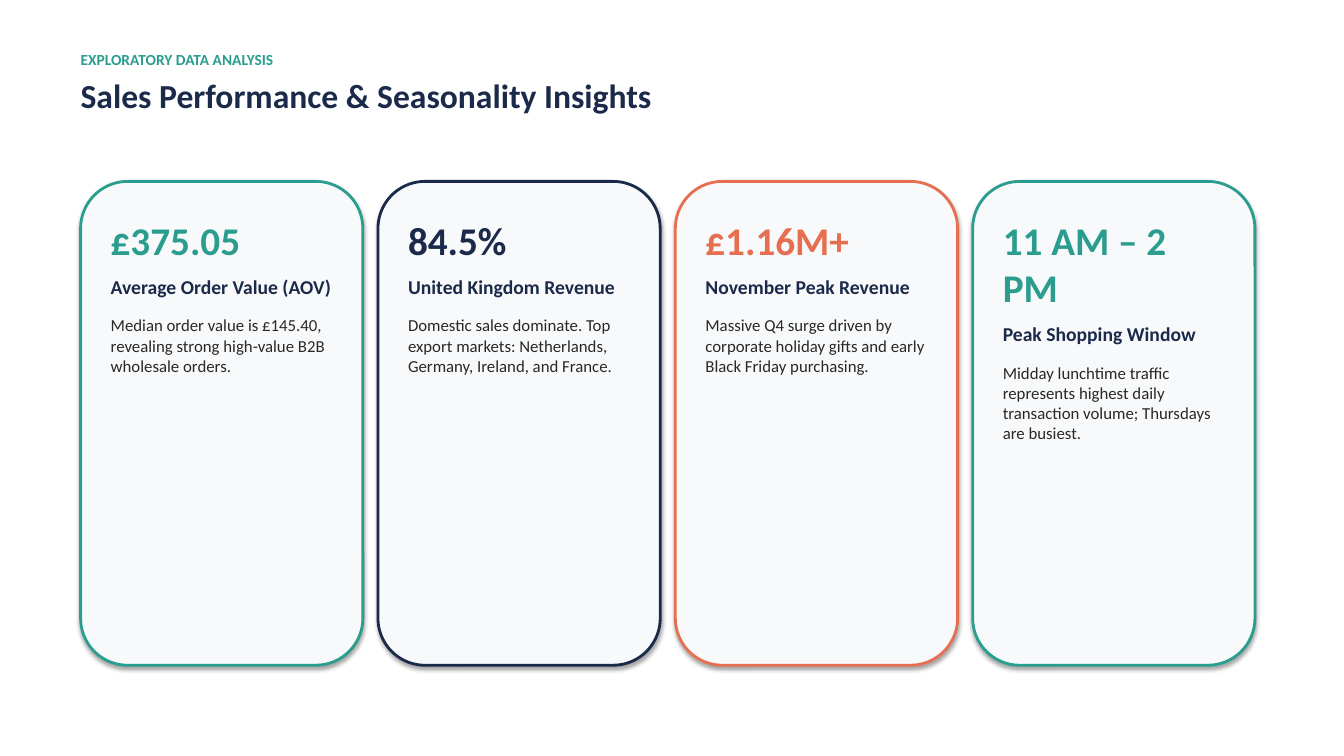
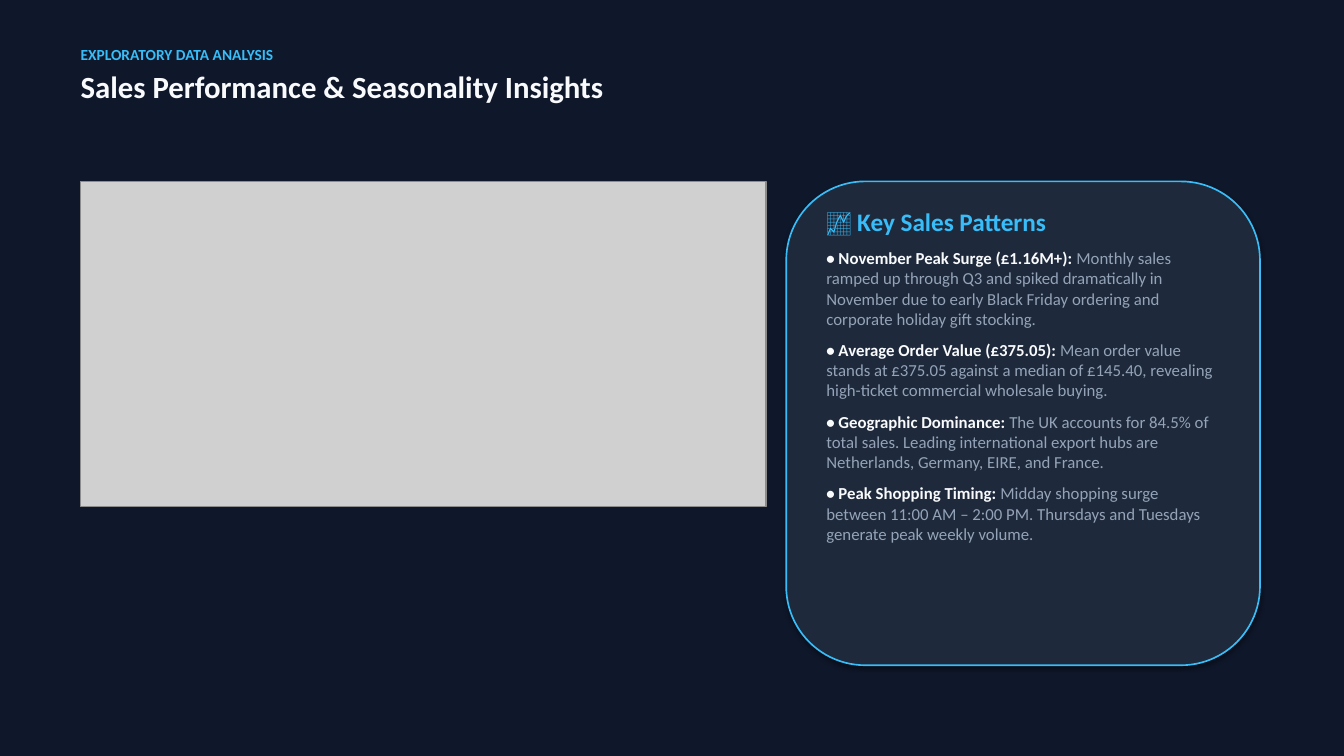
Before and after one commit to nitishkumarchimmanakatti-dev/ecommerce-sales-eda, a slide deck: slide 4 of 02_Presentation_Slides/Ecommerce_Sales_EDA_Presentation.pptx. Drawn at 1344x756 pixels with LibreOffice and Linux fonts; fonts in the diff are those of the drawing; grey boxes stand for pictures. Boxes give left, top, right and bottom in pixels: in the first picture for what was removed or moved away, otherwise in the second. Text is boxed around its words. In the diff, an @@ line names an element or a change of style, - is before the commit and + after.

Commit message:
Update presentation with realistic executive dark theme and high-res embedded charts

```diff
--- a/02_Presentation_Slides/Ecommerce_Sales_EDA_Presentation.pptx
+++ b/02_Presentation_Slides/Ecommerce_Sales_EDA_Presentation.pptx
@@ rectangle added at (0,0,1344,756), fill #0F172A @@
@@ text "EXPLORATORY DATA ANALYSIS" at (81,50,603,104): text colour #2A9D8F to #38BDF8 in "EXPLORATORY DATA ANALYSIS"; size 24 to 22 pt, text colour #1B2A4A to #F8FAFC in "Sales Performance & Seasonality Insights"; less space between paragraphs @@
@@ rounded rectangle removed at (81,181,363,665) @@
@@ picture added at (81,181,766,507) @@
@@ rounded rectangle removed at (676,181,958,665) @@
@@ rounded rectangle: place and size @@
-rounded rectangle at (378,181,660,665)
+rounded rectangle at (786,181,1260,665)
@@ rounded rectangle at (786,181,1260,665): fill #F8F9FA to #1E293B; outline #1B2A4A 2 pt to #38BDF8 1.2 pt @@
@@ rounded rectangle removed at (973,181,1255,665) @@
@@ text removed at (111,229,330,372) @@
-£375.05
-Average Order Value (AOV)
-Median order value is £145.40, revealing strong high-value B2B wholesale orders.
@@ text removed at (705,228,925,375) @@
-£1.16M+
-November Peak Revenue
-Massive Q4 surge driven by corporate holiday gifts and early Black Friday purchasing.
@@ text at (826,213,1212,543): text changed; text colour #282828 to #94A3B8 @@
-84.5%
-United Kingdom Revenue
-Domestic sales dominate. Top export markets: Netherlands, Germany, Ireland, and France.
+📈 Key Sales Patterns
+• November Peak Surge (£1.16M+): Monthly sales ramped up through Q3 and spiked dramatically in November due to early Black Friday ordering and corporate holiday gift stocking.
+• Average Order Value (£375.05): Mean order value stands at £375.05 against a median of £145.40, revealing high-ticket commercial wholesale buying.
+• Geographic Dominance: The UK accounts for 84.5% of total sales. Leading international export hubs are Netherlands, Germany, EIRE, and France.
+• Peak Shopping Timing: Midday shopping surge between 11:00 AM – 2:00 PM. Thursdays and Tuesdays generate peak weekly volume.
@@ text removed at (1003,229,1210,439) @@
-11 AM – 2 PM
-Peak Shopping Window
-Midday lunchtime traffic represents highest daily transaction volume; Thursdays are busiest.
```
Also in this commit, not shown: 5 other slides changed, 1 slide added, 1 slide removed, 4 other files.
